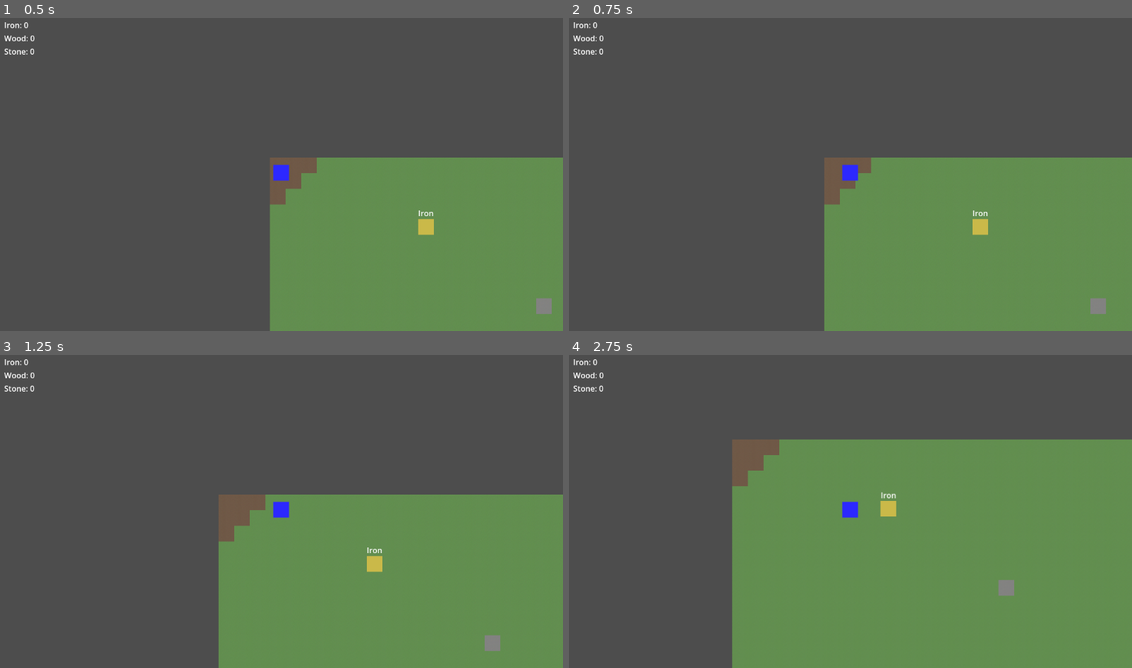
Above: before the commit, frames 1-4 (two rows, left to right).
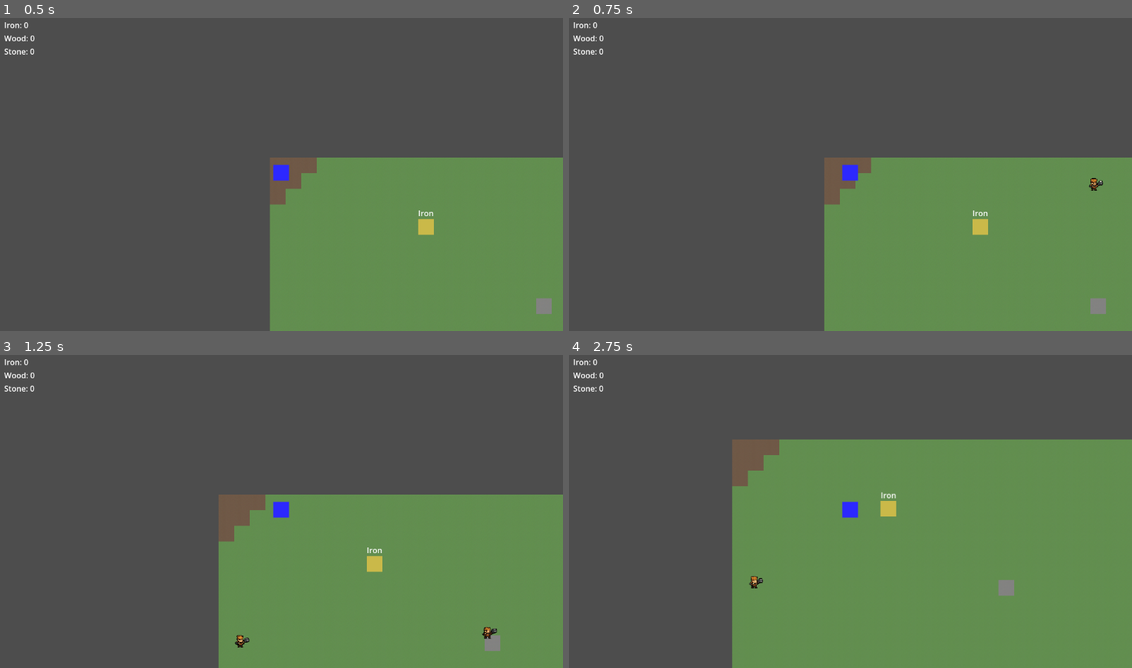
Above: after the commit, the same moments.

Repository: ntoonie/forge-and-survive
Game: Godot game, scene res://scenes/Main.tscn
Same seed, same stepped clock (60 frames per second), same inputs: the game is played once before the commit and once after it.
Inputs (mouse positions are in pixels of both pictures, inside the frame that each line leads up to):
- Up to frame 1 (0.5 s): no input
- Up to frame 2 (0.75 s): tap Enter at 0.5 s; move the mouse to (974, 155) at 0.52 s; hold Right (ui_right) from 0.53 s (still down); tap E (interact) at 0.6 s
- Up to frame 3 (1.25 s): keep holding Right (ui_right)
- Up to frame 4 (2.75 s): move the mouse to (737, 524) at 1.27 s; release Right (ui_right) at 1.28 s; hold Down (ui_down) 1.28-2.03 s; click (737, 524) at 1.35 s; move the mouse to (906, 439) at 2.02 s; hold Right (ui_right) from 2.03 s (still down); tap B (toggle_build) at 2.1 s

Frame 1 is identical in both runs. In frame 2, less than 0.1% of the frame differs, in the area x 92-95%, y 51-56%; in frame 3, 0.1%, in the area x 41-89%, y 86-94%; in frame 4, less than 0.1%.

Commit message:
Added 4 new enemy types, and a wave manager

Diff:
--- /dev/null
+++ b/scenes/Enemy/Wave_manager.gd
@@ -0,0 +1,24 @@
+extends Node2D
+
+@export var enemy_scene: PackedScene
+@export var spawn_points: Array[Marker2D]
+
+var current_wave = 0
+var enemies_remaining = 0
+
+func _ready():
+	start_wave(1)
+
+func start_wave(wave_number: int):
+	current_wave = wave_number
+	var count = 3 + wave_number * 2  # scales enemies per wave
+	for i in count:
+		await get_tree().create_timer(0.5).timeout
+		_spawn_enemy()
+
+func _spawn_enemy():
+	var enemy = enemy_scene.instantiate()
+	var spawn = spawn_points.pick_random()
+	enemy.global_position = spawn.global_position
+	get_tree().current_scene.add_child(enemy)
+	enemies_remaining += 1
--- /dev/null
+++ b/scenes/Enemy/enemy.tscn
@@ -0,0 +1,52 @@
+[gd_scene format=3 uid="uid://bvn51dsg2vhpy"]
+
+[ext_resource type="Texture2D" uid="uid://5g028mr8hxl5" path="res://assets/sprites/711654445_1015358200840850_8115414767051517766_n.png" id="1_7p1mj"]
+[ext_resource type="Script" uid="uid://bag2seulvb5k6" path="res://scripts/Enemies/enemy_health.gd" id="1_84vye"]
+[ext_resource type="Script" uid="uid://xpn1plfkm1ue" path="res://scripts/Enemies/Raiderbody.gd" id="2_vamnb"]
+
+[sub_resource type="RectangleShape2D" id="RectangleShape2D_md0e3"]
+size = Vector2(20, 25)
+
+[sub_resource type="AtlasTexture" id="AtlasTexture_4ra3w"]
+atlas = ExtResource("1_7p1mj")
+region = Rect2(0, 0, 345, 330)
+
+[sub_resource type="AtlasTexture" id="AtlasTexture_5uy6h"]
+atlas = ExtResource("1_7p1mj")
+region = Rect2(345, 0, 345, 330)
+
+[sub_resource type="SpriteFrames" id="SpriteFrames_c4w8v"]
+animations = [{
+"frames": [{
+"duration": 1.0,
+"texture": SubResource("AtlasTexture_4ra3w")
+}, {
+"duration": 1.0,
+"texture": SubResource("AtlasTexture_5uy6h")
+}],
+"loop": true,
+"name": &"default",
+"speed": 3.0
+}, {
+"frames": [],
+"loop": true,
+"name": &"new_animation",
+"speed": 5.0
+}]
+
+[node name="Enemy" type="RigidBody2D" unique_id=1924542643]
+script = ExtResource("1_84vye")
+
+[node name="CollisionShape2D" type="CollisionShape2D" parent="." unique_id=1721862458]
+position = Vector2(-0.37499237, -5)
+shape = SubResource("RectangleShape2D_md0e3")
+script = ExtResource("2_vamnb")
+
+[node name="AnimatedSprite2D" type="AnimatedSprite2D" parent="." unique_id=878813623]
+texture_filter = 1
+position = Vector2(4.8125, -6.125)
+scale = Vector2(0.10905798, 0.12045449)
+sprite_frames = SubResource("SpriteFrames_c4w8v")
+autoplay = "default"
+frame = 1
+frame_progress = 0.5590411
--- /dev/null
+++ b/scenes/Enemy/marker_2d.tscn
@@ -0,0 +1,3 @@
+[gd_scene format=3 uid="uid://4g4ebq4fo860"]
+
+[node name="Marker2D" type="Marker2D" unique_id=1372347747]
--- a/scenes/Main.tscn
+++ b/scenes/Main.tscn
@@ -2,9 +2,36 @@
 
 [ext_resource type="PackedScene" uid="uid://dsgoposkkbdmv" path="res://scenes/world/World.tscn" id="1_rvslj"]
 [ext_resource type="PackedScene" uid="uid://dkpiss73hn85r" path="res://scenes/ui/HUD.tscn" id="2_0bbpv"]
+[ext_resource type="PackedScene" uid="uid://bvn51dsg2vhpy" path="res://scenes/Enemy/enemy.tscn" id="3_0bbpv"]
+[ext_resource type="PackedScene" uid="uid://4g4ebq4fo860" path="res://scenes/Enemy/marker_2d.tscn" id="4_vcsgt"]
+[ext_resource type="Script" uid="uid://c5p402jpsethj" path="res://scenes/Enemy/Wave_manager.gd" id="5_c01mt"]
 
 [node name="Main" type="Node2D" unique_id=1632719062]
 
 [node name="World" parent="." unique_id=1348018387 instance=ExtResource("1_rvslj")]
+position = Vector2(-20, 118)
 
 [node name="Hud" parent="." unique_id=86831255 instance=ExtResource("2_0bbpv")]
+position = Vector2(-4, 2)
+
+[node name="Raider" type="Node2D" parent="." unique_id=1812823829]
+position = Vector2(112, -58)
+
+[node name="Marker2D" parent="Raider" unique_id=1372347747 instance=ExtResource("4_vcsgt")]
+
+[node name="Spanwpointleft" parent="Raider" unique_id=470633463 instance=ExtResource("4_vcsgt")]
+position = Vector2(-86, 461)
+
+[node name="Spanwpointright" parent="Raider" unique_id=2018318554 instance=ExtResource("4_vcsgt")]
+position = Vector2(961, 514)
+
+[node name="Spanwpointup" parent="Raider" unique_id=1487745946 instance=ExtResource("4_vcsgt")]
+position = Vector2(421, 212)
+
+[node name="Spanwpointdown" parent="Raider" unique_id=1311737040 instance=ExtResource("4_vcsgt")]
+position = Vector2(476, 753)
+
+[node name="WaveManager" type="Node2D" parent="Raider" unique_id=1162501978 node_paths=PackedStringArray("spawn_points")]
+script = ExtResource("5_c01mt")
+enemy_scene = ExtResource("3_0bbpv")
+spawn_points = [NodePath("../Spanwpointleft"), NodePath("../Spanwpointright"), NodePath("../Spanwpointup"), NodePath("../Spanwpointdown")]
--- /dev/null
+++ b/scripts/Enemies/Raiderbody.gd
@@ -0,0 +1,8 @@
+extends CollisionShape2D
+
+
+signal died
+
+func die():
+	died.emit()
+	queue_free()
--- /dev/null
+++ b/scripts/Enemies/character_body_2d.tscn
@@ -0,0 +1,3 @@
+[gd_scene format=3 uid="uid://bc7ftkd66wjv1"]
+
+[node name="CharacterBody2D" type="CharacterBody2D" unique_id=1701581449]
--- /dev/null
+++ b/scripts/Enemies/enemy_health.gd
@@ -0,0 +1,13 @@
+extends RigidBody2D
+
+
+@export var max_health: int = 30
+var current_health: int
+
+func _ready():
+	current_health = max_health
+
+func take_damage(amount: int):
+	current_health -= amount
+	if current_health <= 0:
+		get_parent().die()
Binary file added: assets/sprites/711654445_1015358200840850_8115414767051517766_n.png
Not shown, added: assets/sprites/711654445_1015358200840850_8115414767051517766_n.png.import
Not shown, added: scenes/Enemy/Wave_manager.gd.uid
Not shown, added: scripts/Enemies/Raiderbody.gd.uid
Not shown, added: scripts/Enemies/enemy_health.gd.uid
